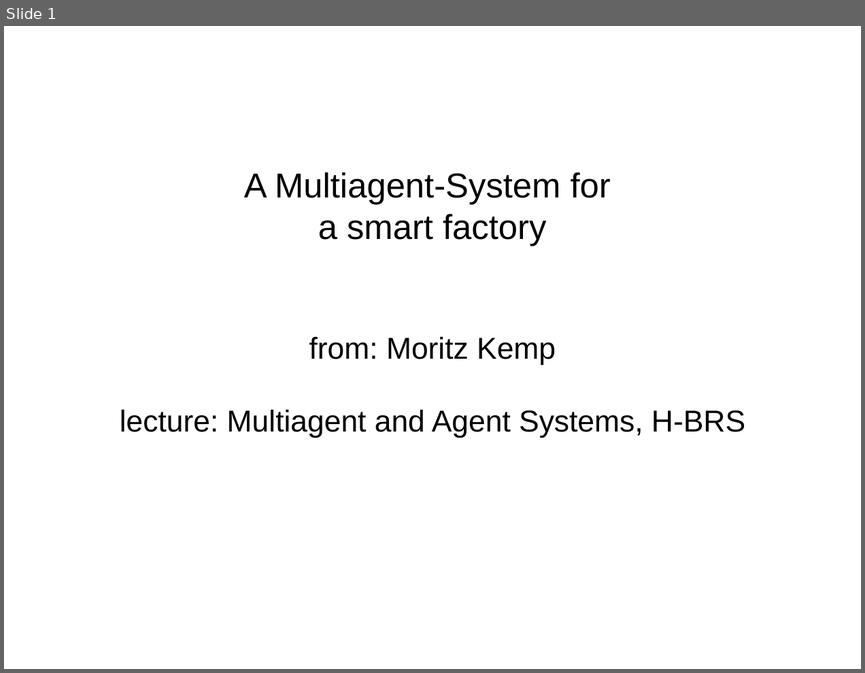
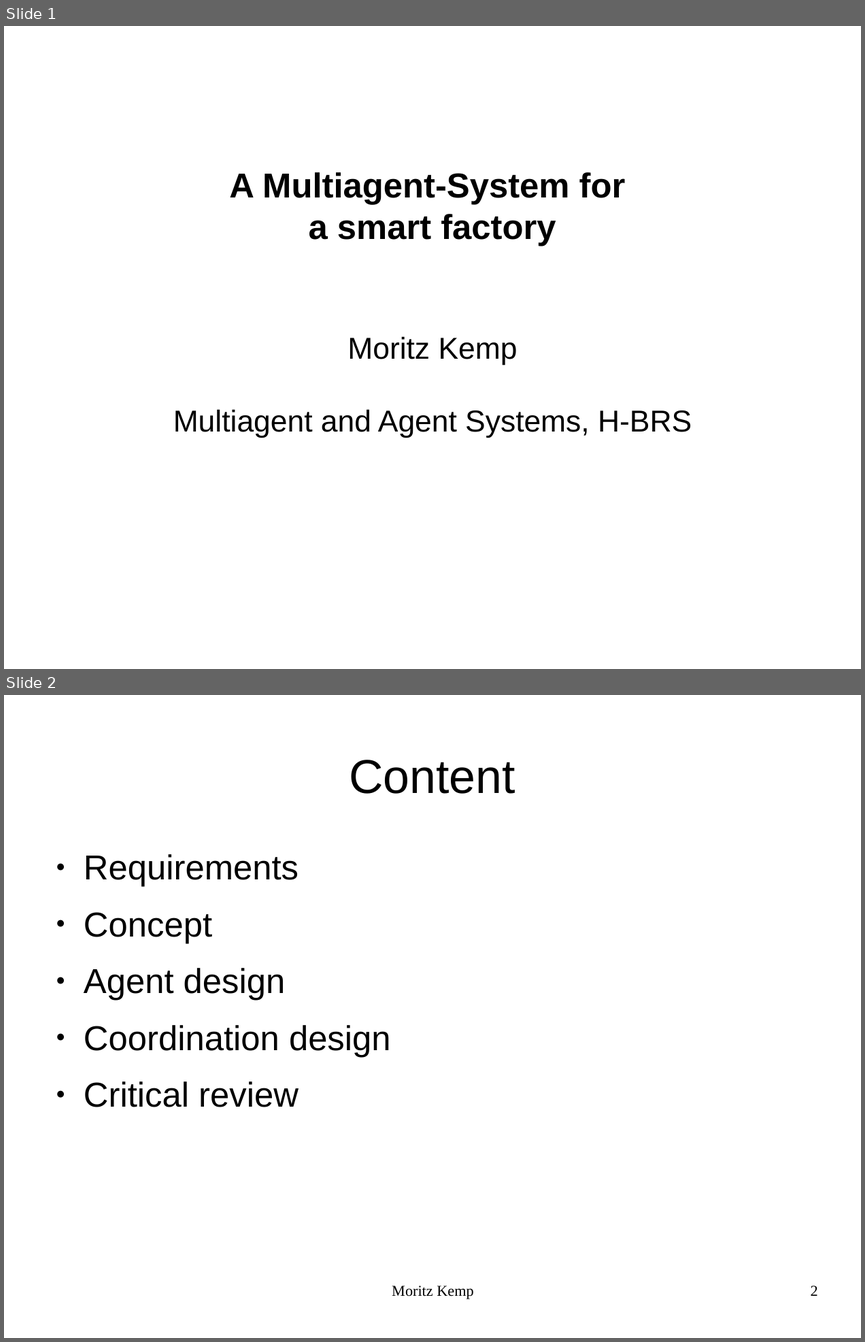
Before and after one commit to MoritzKemp/smartFactory, a slide deck: documentation/presentation_2.odp. Shown one above the other, each under a label of ours: slide 1 before the commit, slides 1 and 2 after it. The pictures are 865x673 and 865x1342 pixels, drawn with LibreOffice and Linux fonts; fonts in the diff are those of the drawing. Boxes give left, top, right and bottom in pixels: in the first picture for what was removed or moved away, otherwise in the second. Text is boxed around its words. In the diff, an @@ line names an element or a change of style, - is before the commit and + after.

```diff
--- a/documentation/presentation_2.odp
+++ b/documentation/presentation_2.odp
@@ slide 2 added at bbox=[4, 695, 861, 1338], background #FFFFFF @@
@@ title added at bbox=[349, 760, 515, 794], 44 pt, text #000000 @@
+Content
@@ text added at bbox=[84, 854, 391, 1107], 32 pt, text #000000 @@
+● Requirements
+● Concept
+● Agent design
+● Coordination design
+● Critical review
@@ text added at bbox=[392, 1285, 473, 1299], 14 pt, text #000000 @@
+Moritz Kemp
@@ page number added at bbox=[810, 1285, 818, 1295], 14 pt, text #000000 @@
+2
@@ slide 1 changed as well @@
@@ subtitle at bbox=[229, 172, 626, 246]: bold on in "A Multiagent-System for", "a smart factory" @@
@@ subtitle at bbox=[173, 336, 691, 437]: text changed @@
-from: Moritz Kemp
-lecture: Multiagent and Agent Systems, H-BRS
+Moritz Kemp
+Multiagent and Agent Systems, H-BRS
```
Also in this commit, not shown: 2 other slides changed, 9 other slides added, 9 slides removed, 14 other files.
